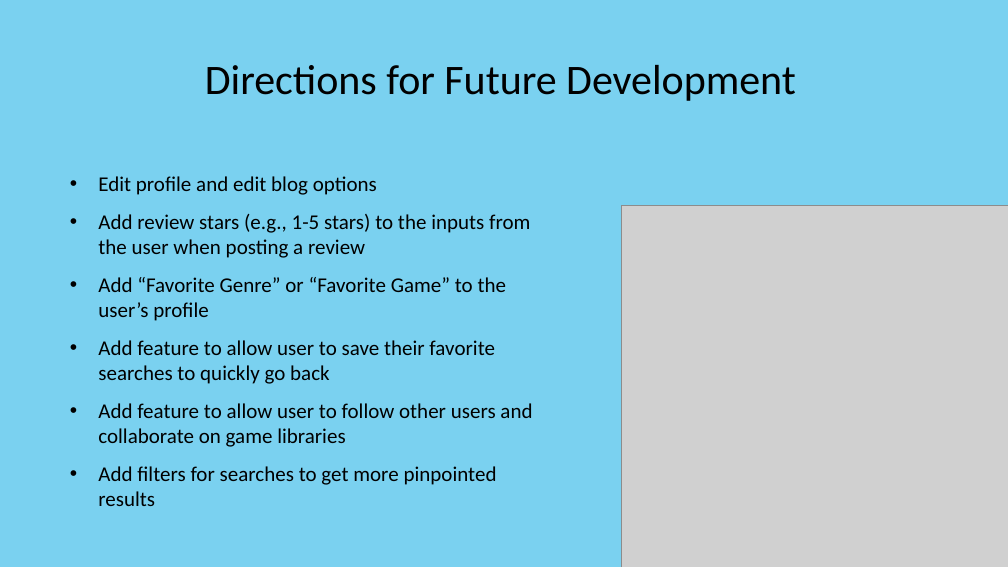
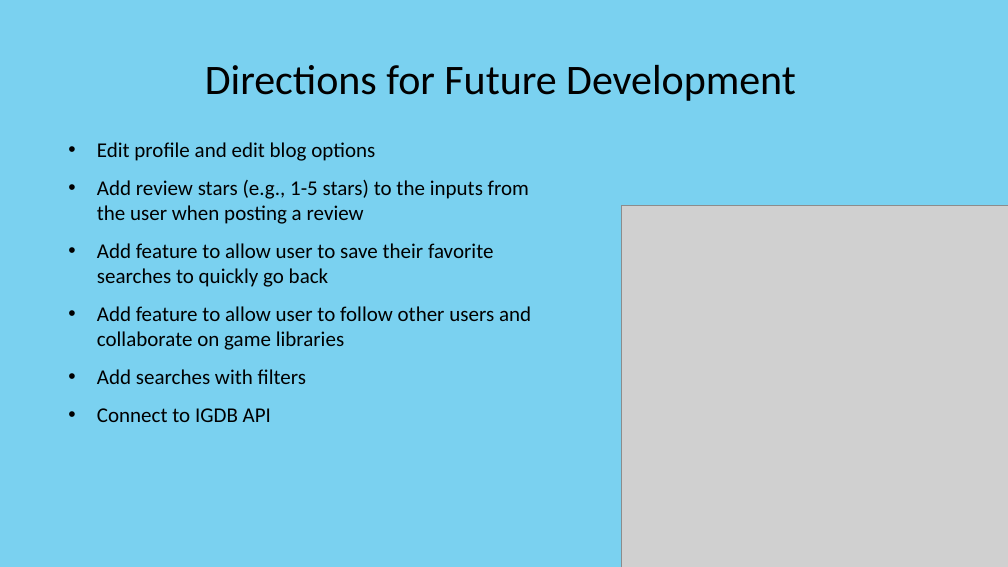
Before and after one commit to Shawn52409/powerup, a slide deck: slide 8 of assets/powerup-presentation.pptx. Drawn at 1008x567 pixels with LibreOffice and Linux fonts; fonts in the diff are those of the drawing; grey boxes stand for pictures. Boxes give left, top, right and bottom in pixels: in the first picture for what was removed or moved away, otherwise in the second. Text is boxed around its words. In the diff, an @@ line names an element or a change of style, - is before the commit and + after.

Commit message:
Updated PPT

```diff
--- a/assets/powerup-presentation.pptx
+++ b/assets/powerup-presentation.pptx
@@ text "Edit profile and edit blog ...": place and size @@
-text "Edit profile and edit blog ..." at <box>98,176,532,506</box>
+text "Edit profile and edit blog ..." at <box>97,142,531,422</box>
@@ text at <box>98,277,507,321</box>: paragraph removed @@
-• Add “Favorite Genre” or “Favorite Game” to the user’s profile
@@ text at <box>97,369,306,422</box>: text changed @@
-• Add filters for searches to get more pinpointed results
+• Add searches with filters
+• Connect to IGDB API
```
Also in this commit, not shown: 3 other slides changed.
